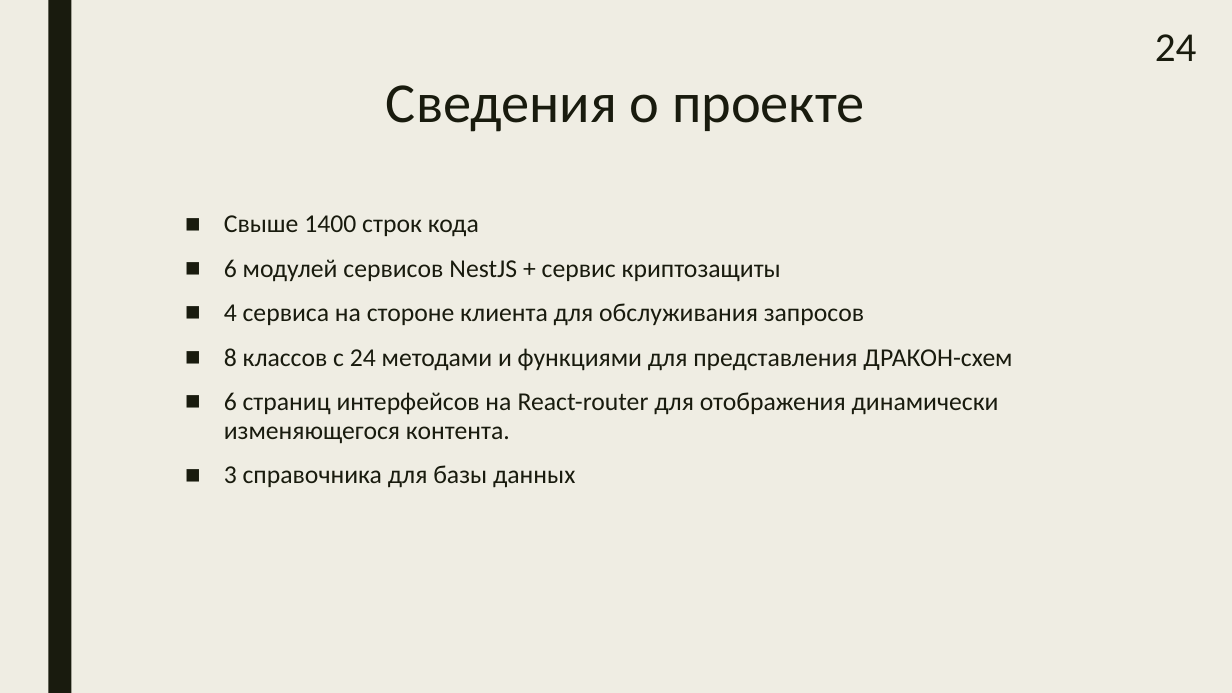
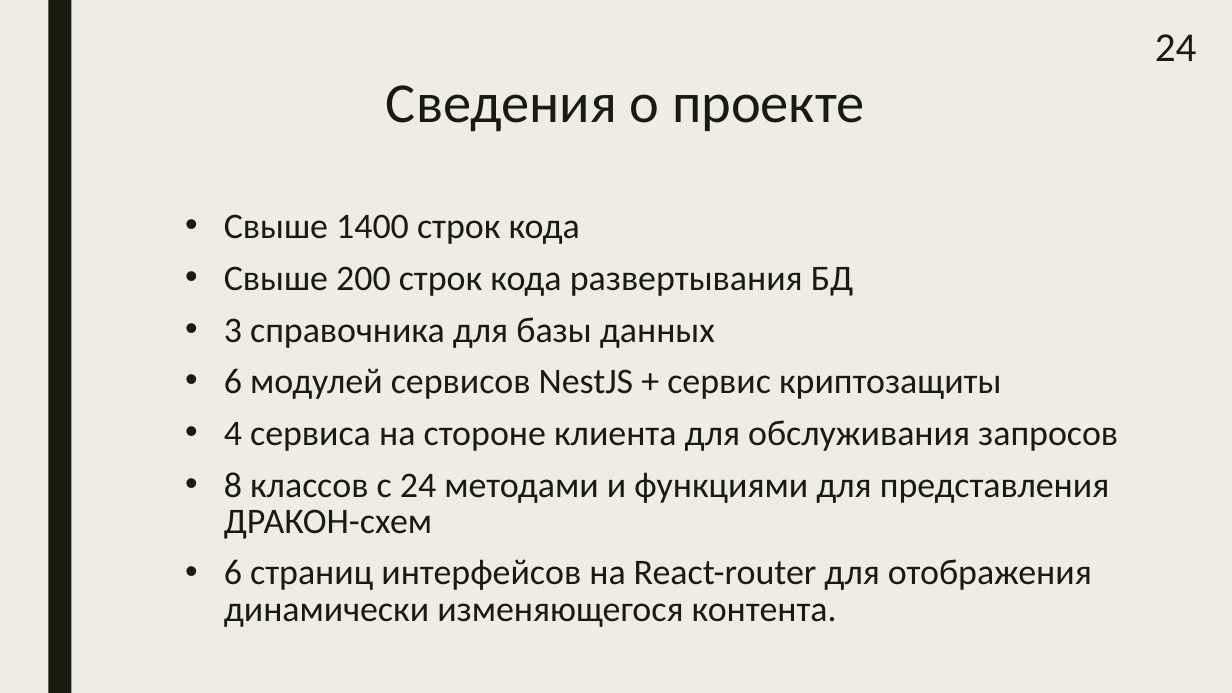
Before and after one commit to samarsky-canary/dragon, a slide deck: slide 24 of dizdocs/dipl_practise.pptx. Drawn at 1232x693 pixels with LibreOffice and Linux fonts; fonts in the diff are those of the drawing. Boxes give left, top, right and bottom in pixels: in the first picture for what was removed or moved away, otherwise in the second. Text is boxed around its words. In the diff, an @@ line names an element or a change of style, - is before the commit and + after.

```diff
--- a/dizdocs/dipl_practise.pptx
+++ b/dizdocs/dipl_practise.pptx
@@ text at [224,214,1118,627]: size 20 to 28 pt in "Свыше 1400 строк кода", "6 модулей сервисов NestJS + сервис криптозащиты", "4 сервиса на стороне клиента для обслуживания ...", "8 классов с 24 методами и функциями ..." and 1 more places; bullet ■ to •; line spacing 0.94 to 0.84 @@
@@ text at [224,266,853,348]: paragraphs added @@
+• Свыше 200 строк кода развертывания БД
+• 3 справочника для базы данных
@@ text at [224,465,575,488]: paragraph removed @@
-■ 3 справочника для базы данных
```
Also in this commit, not shown: 15 other slides changed, 8 other files.
